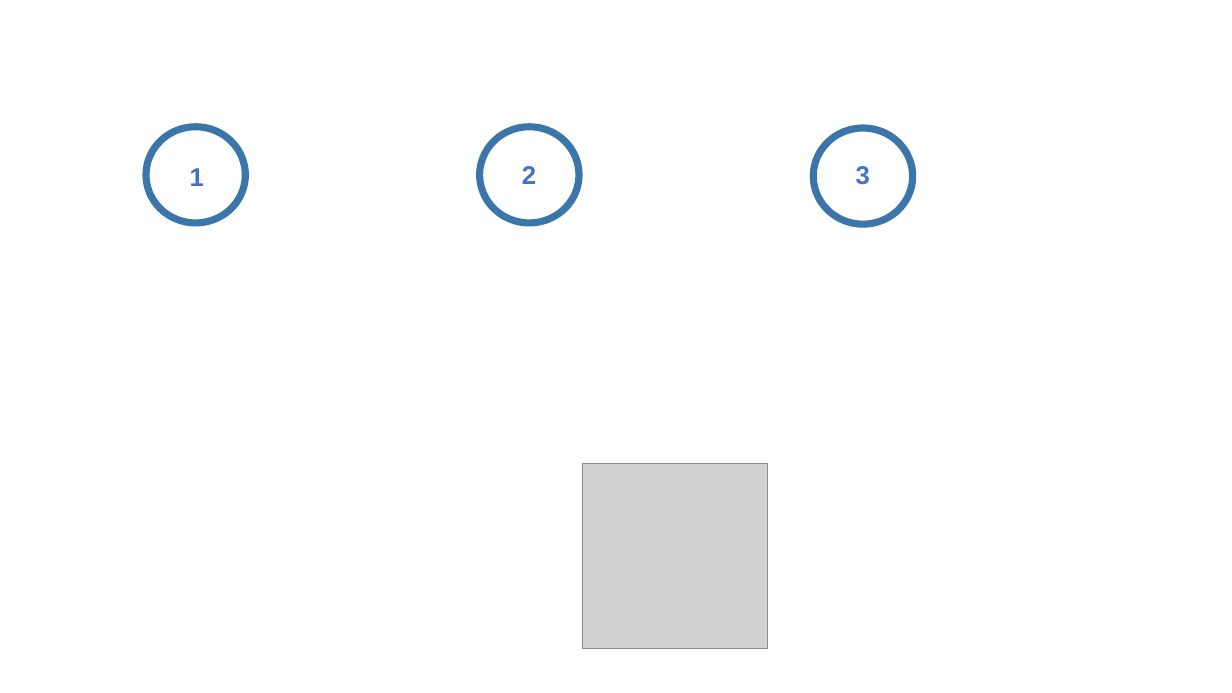
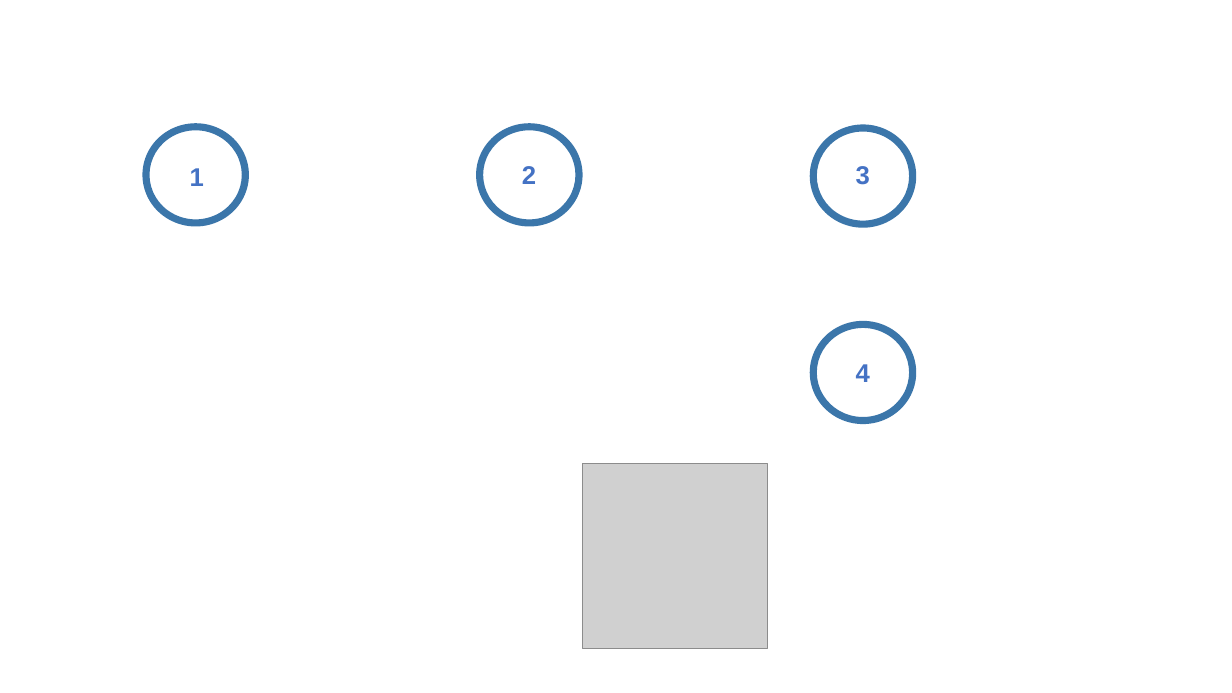
Before and after one commit to AlanMat29/RudyAIR, a slide deck: slide 1 of templates/asset/img/InfosResa/InfosResaChiffres.pptx. Drawn at 1232x693 pixels with LibreOffice and Linux fonts; fonts in the diff are those of the drawing; grey boxes stand for pictures. Boxes give left, top, right and bottom in pixels: in the first picture for what was removed or moved away, otherwise in the second. Text is boxed around its words. In the diff, an @@ line names an element or a change of style, - is before the commit and + after.

```diff
--- a/templates/asset/img/InfosResa/InfosResaChiffres.pptx
+++ b/templates/asset/img/InfosResa/InfosResaChiffres.pptx
@@ donut added at [810, 321, 916, 424], fill #3B76AA @@
@@ text added at [856, 364, 870, 382], 20 pt, text #4472C4, bold @@
+4
```
Also in this commit, not shown: 9 other files.
